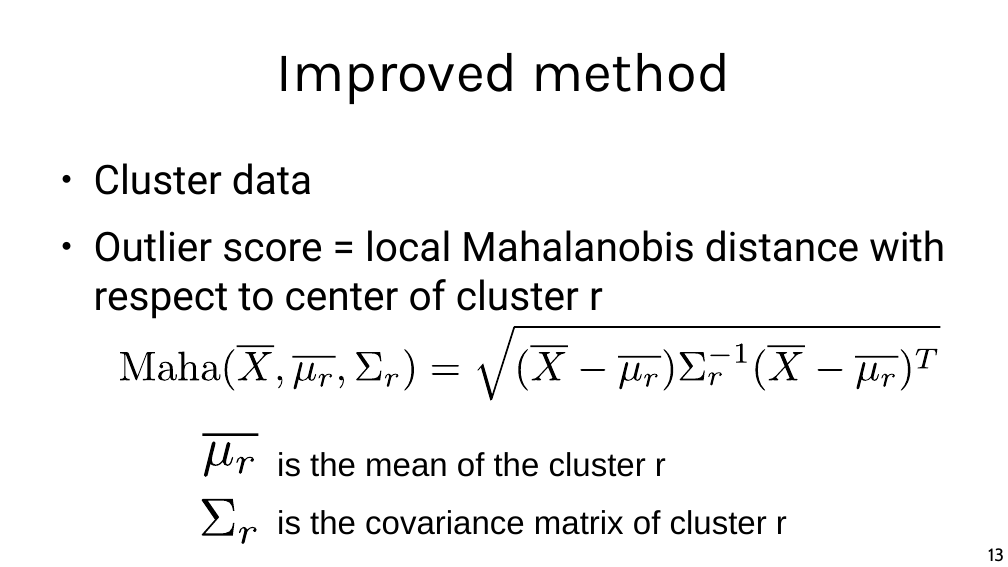
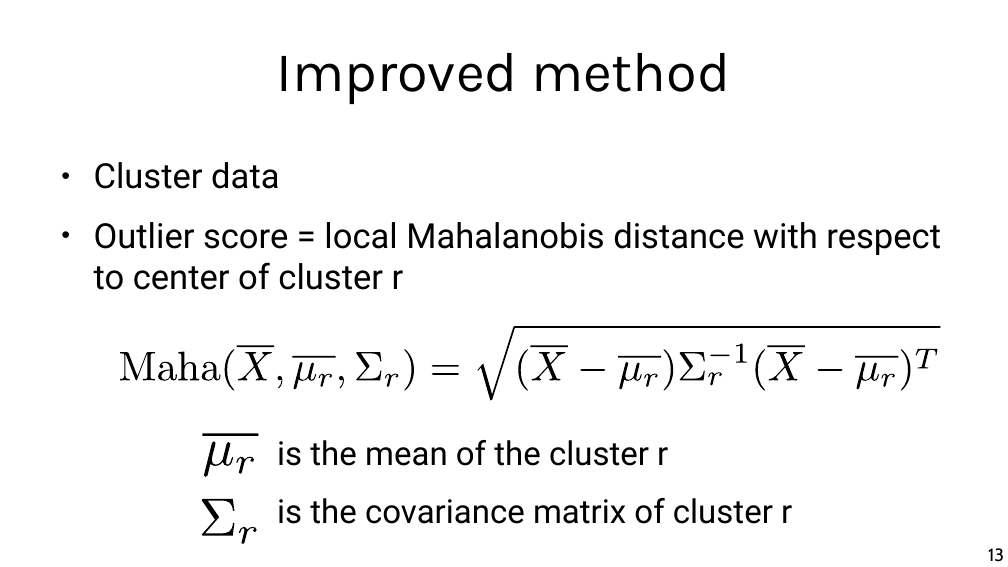
Before and after one commit to chatox/data-mining-course, a slide deck: slide 13 of theory/odp/tt20_outliers_probability_density.odp. Drawn at 1008x567 pixels with LibreOffice and Linux fonts; fonts in the diff are those of the drawing. Boxes give left, top, right and bottom in pixels: in the first picture for what was removed or moved away, otherwise in the second. Text is boxed around its words. In the diff, an @@ line names an element or a change of style, - is before the commit and + after.

Commit message:
Outliers ready

```diff
--- a/theory/odp/tt20_outliers_probability_density.odp
+++ b/theory/odp/tt20_outliers_probability_density.odp
@@ text "Cluster data" at (94,162,941,290): size 32 to 27.2 pt @@
@@ text "is the mean of the ...": place and size @@
-text "is the mean of the ..." at (277,452,666,477)
+text "is the mean of the ..." at (277,440,668,466)
@@ text "is the mean of the ..." at (277,440,668,466): font Arial to Roboto @@
@@ text "is the covariance matrix of ..." at (277,498,792,524): font Arial to Roboto @@
@@ text "is the covariance matrix of ...": place and size @@
-text "is the covariance matrix of ..." at (277,510,787,535)
+text "is the covariance matrix of ..." at (277,498,792,524)
```
Also in this commit, not shown: 3 other slides changed, 7 other files.
